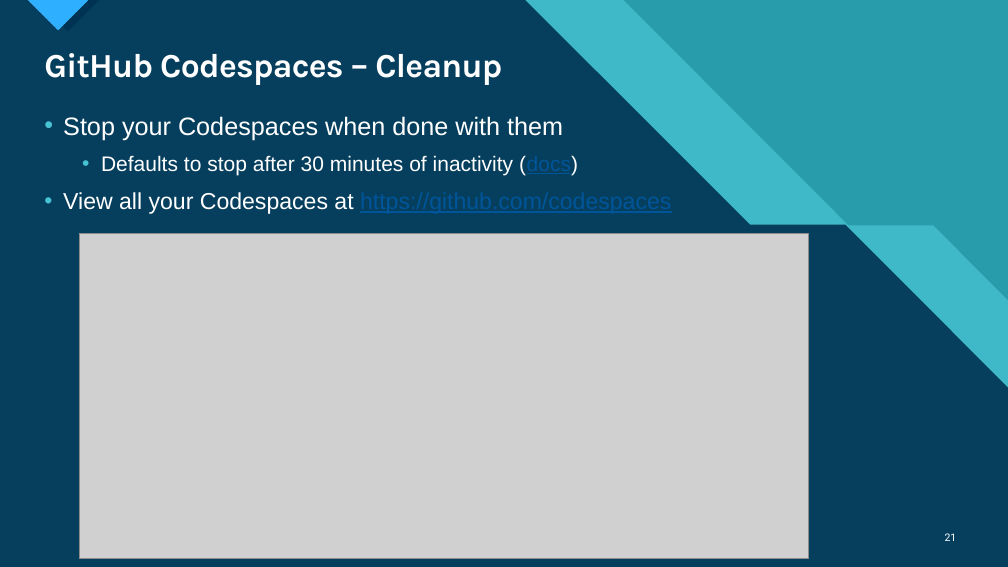
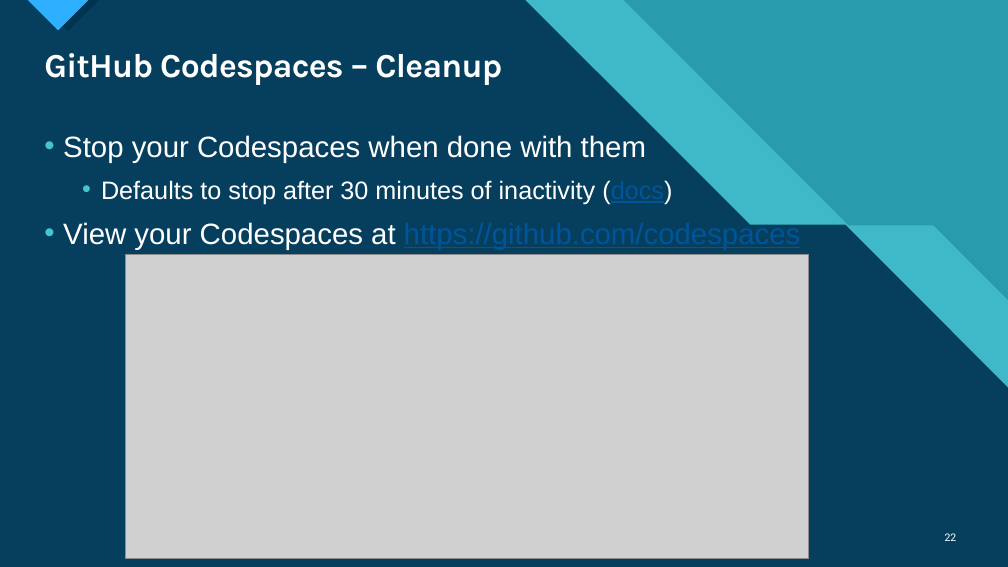
Before and after one commit to deadlydog/Presentation.DevContainersAndGitHubCodespaces, a slide deck: slide 22 of src/Dev Containers and GitHub Codespaces Lunch and Learn.pptx (slide 21 before the commit). Drawn at 1008x567 pixels with LibreOffice and Linux fonts; fonts in the diff are those of the drawing; grey boxes stand for pictures. Boxes give left, top, right and bottom in pixels: in the first picture for what was removed or moved away, otherwise in the second. Text is boxed around its words. In the diff, an @@ line names an element or a change of style, - is before the commit and + after.

```diff
--- a/src/Dev Containers and GitHub Codespaces Lunch and Learn.pptx
+++ b/src/Dev Containers and GitHub Codespaces Lunch and Learn.pptx
@@ text "Stop your Codespaces when done ...": place and size @@
-text "Stop your Codespaces when done ..." at bbox=[63, 116, 578, 214]
+text "Stop your Codespaces when done ..." at bbox=[63, 135, 801, 250]
@@ text at bbox=[63, 135, 672, 204]: size 24 to 28 pt in "Stop your Codespaces when done with them"; size 20 to 24 pt in "Defaults to stop after 30 minutes of ..." @@
@@ text at bbox=[63, 221, 801, 250]: text changed; size 22 to 28 pt @@
-• View all your Codespaces at https://github.com/codespaces
+• View your Codespaces at https://github.com/codespaces
@@ picture: place and size @@
-picture at bbox=[79, 234, 809, 558]
+picture at bbox=[126, 255, 809, 559]
@@ page number at bbox=[945, 533, 957, 541]: text changed @@
-21
+22
```
Also in this commit, not shown: 18 other slides changed, 2 slides added, 1 slide removed.
